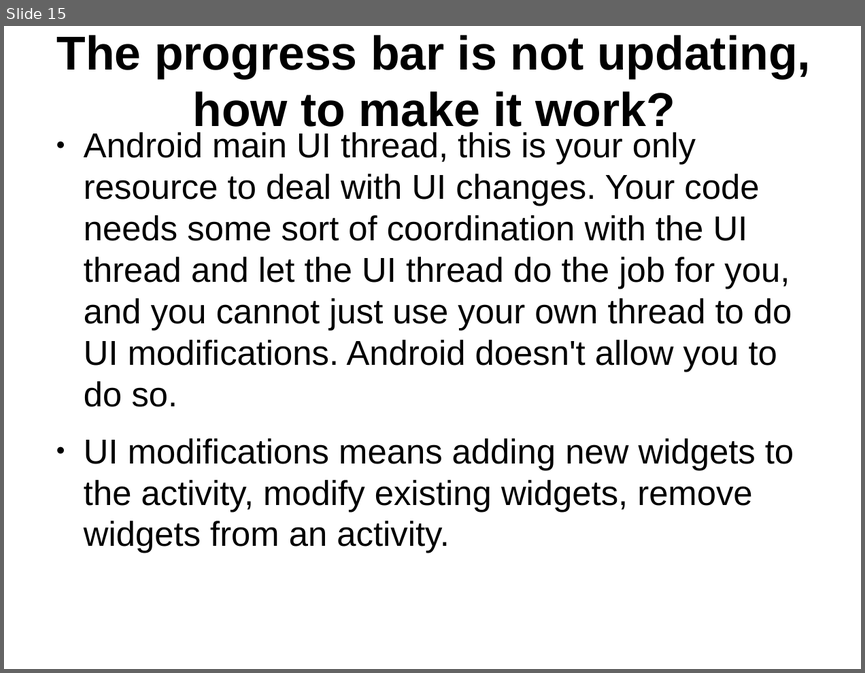
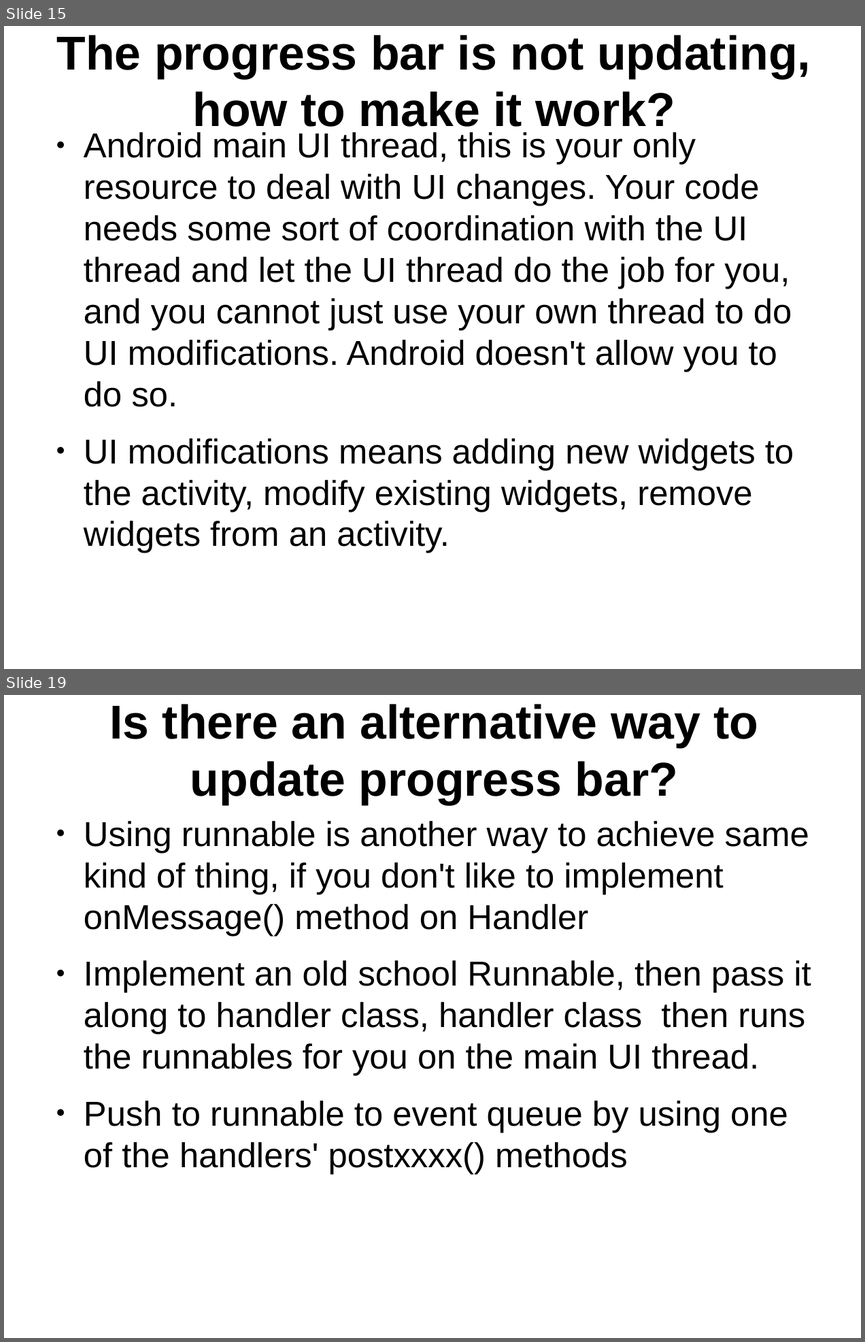
Before and after one commit to thegreatdao/testa, a slide deck: assets/android2.odp. Shown one above the other, each under a label of ours: slide 15 before the commit, slides 15 and 19 after it; the slides between them are not shown. The pictures are 865x673 and 865x1342 pixels, drawn with LibreOffice and Linux fonts; fonts in the diff are those of the drawing. Boxes give left, top, right and bottom in pixels: in the first picture for what was removed or moved away, otherwise in the second. Text is boxed around its words. In the diff, an @@ line names an element or a change of style, - is before the commit and + after.

```diff
--- a/assets/android2.odp
+++ b/assets/android2.odp
@@ slide 19 added at bbox=[4, 695, 861, 1338], background #FFFFFF @@
@@ title added at bbox=[109, 704, 758, 805], 44 pt, text #000000, bold @@
+Is there an alternative way to update progress bar?
@@ text added at bbox=[84, 821, 810, 1174], 32 pt, text #000000 @@
+● Using runnable is another way to achieve same kind of thing, if you don't like to implement onMessage() method on Handler
+● Implement an old school Runnable, then pass it along to handler class, handler class then runs the runnables for you on the main UI thread.
+● Push to runnable to event queue by using one of the handlers' postxxxx() methods
```
Also in this commit, not shown: 1 slide changed, 5 other slides added, 1 slide removed, 4 other files.
